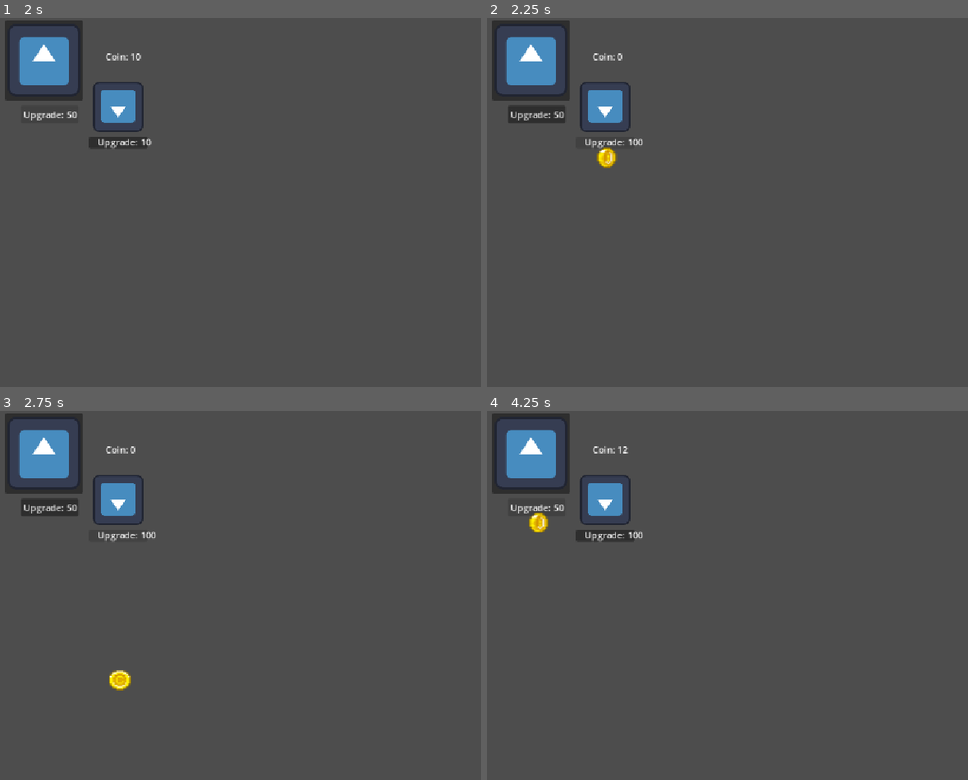
Above: before the commit, frames 1-4 (two rows, left to right).
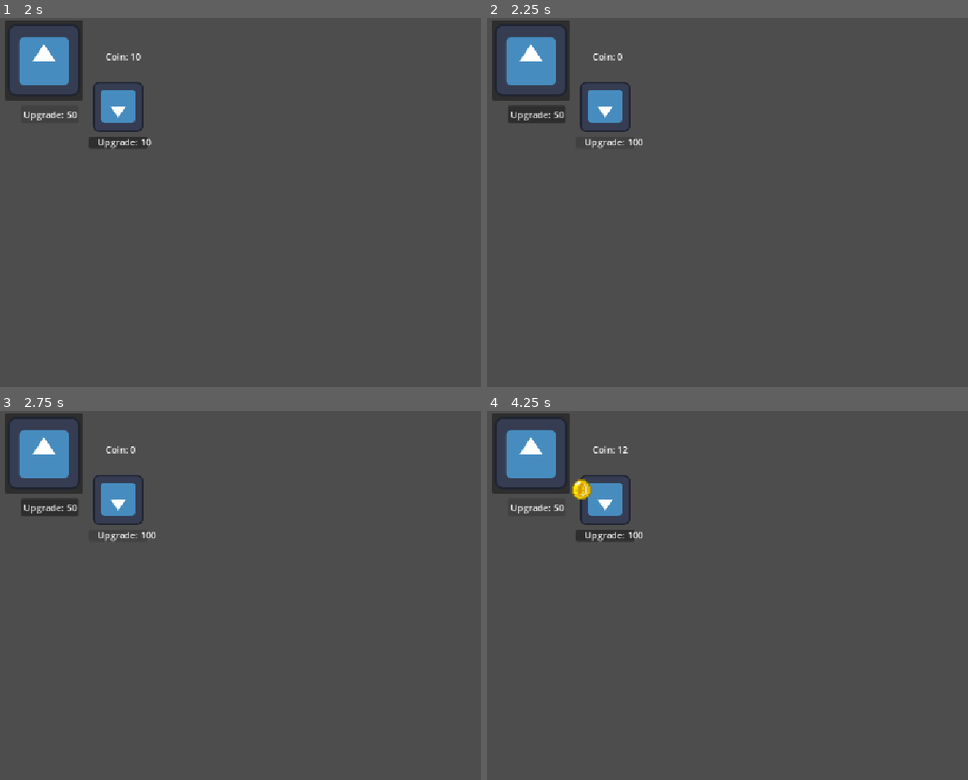
Above: after the commit, the same moments.

Repository: multii-RC/Clicker-Game-Real
Game: Godot game, scene res://Scenes/GameScene1.tscn
The game is run twice, just before and just after one commit, with the same random seed, the same clock (stepped at 60 frames per second) and the same inputs. The project has no main scene, so this scene is started directly. The engine's default icon, where the game draws it, is replaced by a stand-in: a white triangle on a blue panel in a dark square.
Inputs (mouse positions are in pixels of both pictures, inside the frame that each line leads up to):
- Up to frame 1 (2 s): click (43, 58) at 0.5 s; click "Upgrade: 50" at 1.25 s
- Up to frame 2 (2.25 s): click (607, 143) at 2 s
- Up to frame 3 (2.75 s): no input
- Up to frame 4 (4.25 s): click (530, 451) at 2.75 s; click "Upgrade: 50" at 3.5 s

Frame 1 is identical in both runs. In frame 2, 0.2% of the frame differs, in the area x 22-28%, y 35-41%; in frame 3, 0.2%; in frame 4, 0.4%, in the area x 8-22%, y 18-33%.

Commit message:
Coins don't spawn from generator if strength is 0

Diff:
--- a/Scenes/passive_generator.tscn
+++ b/Scenes/passive_generator.tscn
@@ -17,11 +17,16 @@
 script = ExtResource("1_oa0t0")
 
 [node name="TextureRect" type="TextureRect" parent="." unique_id=1796904039]
-layout_mode = 0
-offset_left = 89.0
-offset_top = -98.0
-offset_right = 177.0
-offset_bottom = -10.0
+layout_mode = 1
+anchors_preset = -1
+anchor_left = 0.63600004
+anchor_top = -0.96400005
+anchor_right = 0.63600004
+anchor_bottom = -0.96400005
+offset_left = -43.92401
+offset_top = -44.016
+offset_right = 44.07599
+offset_bottom = 43.984
 texture = ExtResource("2_2lm5m")
 expand_mode = 5
 flip_v = true
--- a/Scripts/GameManager.gd
+++ b/Scripts/GameManager.gd
@@ -58,4 +58,4 @@
 
 func _on_coin_generated(PassiveStrength) -> void:
 	coin = coin + PassiveStrength
-	print("Main: Passive Generation")
+	print("Main: Passive Generation Signal Received")
--- a/Scripts/passive_generator.gd
+++ b/Scripts/passive_generator.gd
@@ -38,6 +38,7 @@
 	 #Emit Signal
 	CoinGenerated.emit(PassiveStrength)
 	 #Effects (Coin, Sound)
-	var c = CoinScene.instantiate()
-	add_child(c)
-	c.global_position = get_global_mouse_position()
+	if PassiveStrength > 0:
+		var c = CoinScene.instantiate()
+		add_child(c)
+		c.global_position = $TextureRect.global_position
